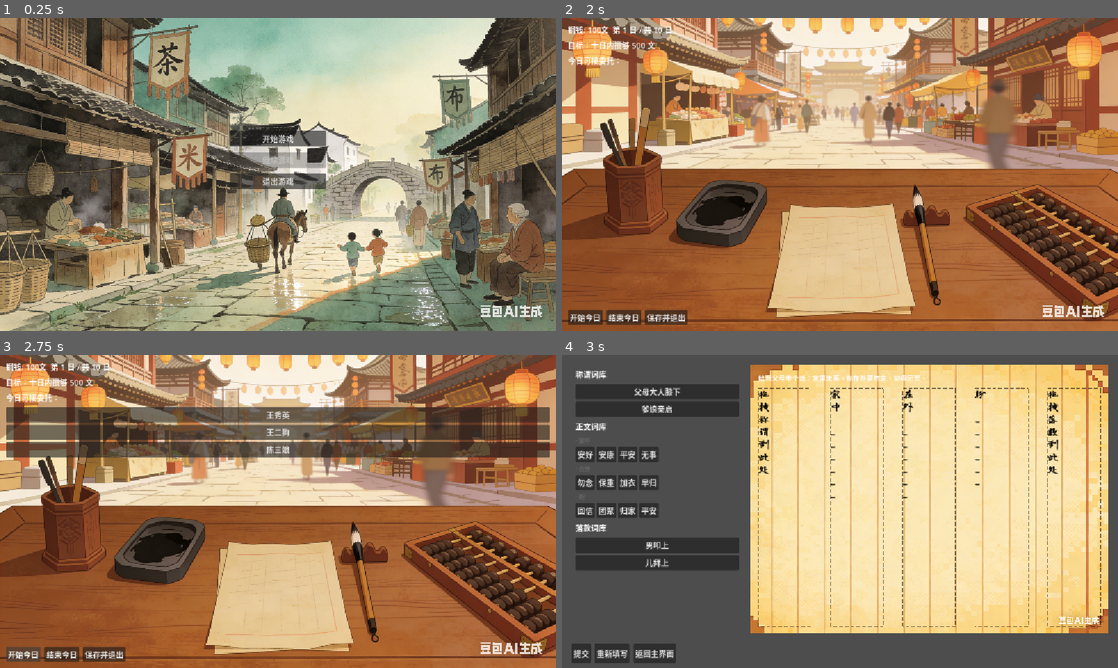
Above: before the commit, frames 1-4 (two rows, left to right).
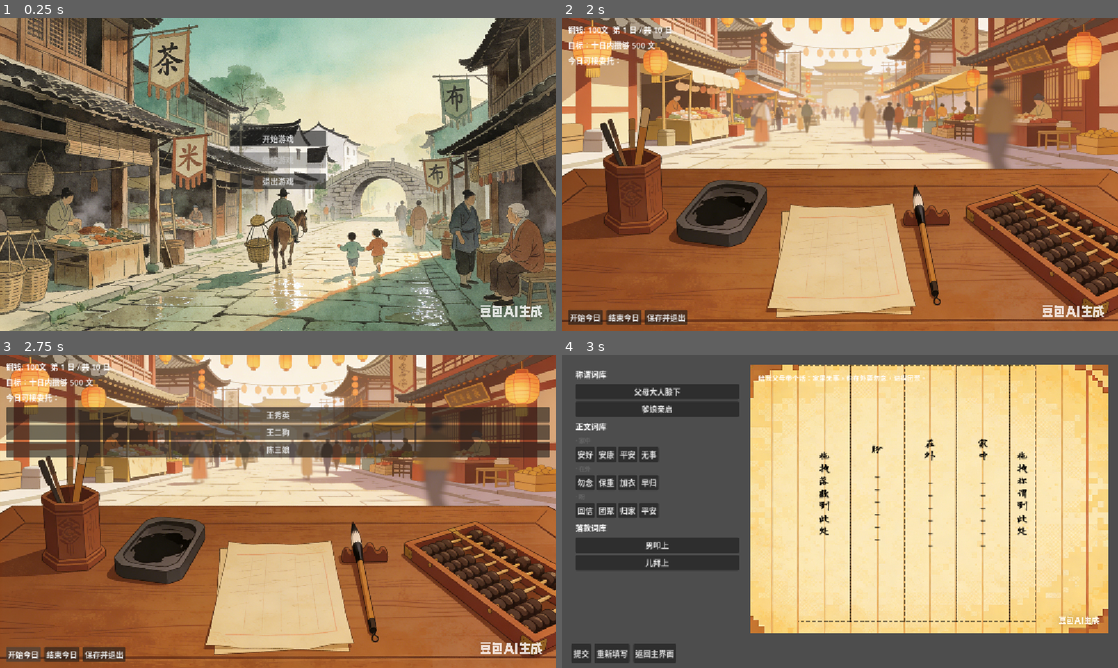
Above: after the commit, the same moments.

Repository: 284022719/daishu
Game: Godot game, scene res://scenes/title_screen.tscn
The game is run twice, just before and just after one commit, with the same random seed, the same clock (stepped at 60 frames per second) and the same inputs.
Inputs:
- Up to frame 1 (0.25 s): no input
- Up to frame 2 (2 s): click "开始游戏" at 0.5 s; click "启程" at 1.25 s
- Up to frame 3 (2.75 s): click "开始今日" at 2 s
- Up to frame 4 (3 s): click "王秀英" at 2.75 s

Frames 1-3 are identical in both runs. In frame 4, 3.3% of the frame differs, in the area x 35-97%, y 3-87%.

Commit message:
fix(letter): align writing slots with paper column grid
- Replace HBoxContainer auto-layout with PaperArea anchor-based slots
  positioned exactly on the paper's printed vertical lines (pixel-verified
  13-line / 12-column grid, 2-column-wide slots, symmetric margins)
- Center slot text both axes; right-to-left order (salutation -> signature)
- letter.gd: update slot paths, apply calligraphy font over PaperArea

Diff:
--- a/scenes/letter.tscn
+++ b/scenes/letter.tscn
@@ -111,34 +111,54 @@
 layout_mode = 2
 text = "（口述内容）"
 
-[node name="Slots" type="HBoxContainer" parent="HSplit/LetterPanel/LetterVBox" unique_id=98025117]
-layout_mode = 2
-size_flags_horizontal = 3
-size_flags_vertical = 3
-theme_override_constants/separation = 40
-
-[node name="SalutationSlot" type="Panel" parent="HSplit/LetterPanel/LetterVBox/Slots" unique_id=1281543972]
-custom_minimum_size = Vector2(40, 260)
-layout_mode = 2
-size_flags_horizontal = 3
-size_flags_vertical = 3
+[node name="PaperArea" type="Control" parent="." unique_id=98025117]
+layout_mode = 1
+anchors_preset = 15
+anchor_right = 1.0
+anchor_bottom = 1.0
+offset_left = 390.0
+offset_top = -65.0
+offset_right = -21.0
+offset_bottom = 13.0
+grow_horizontal = 2
+grow_vertical = 2
+mouse_filter = 2
+
+[node name="SalutationSlot" type="Panel" parent="PaperArea" unique_id=1281543972]
+layout_mode = 1
+anchors_preset = -1
+anchor_left = 0.7253
+anchor_top = 0.12
+anchor_right = 0.7980
+anchor_bottom = 0.85
+grow_horizontal = 2
+grow_vertical = 2
 theme_override_styles/panel = SubResource("StyleBoxEmpty_antxc")
 script = ExtResource("3")
 slot_key = "salutation"
 expected_category = "salutation"
 placeholder = "拖拽称谓到此处"
 
-[node name="TextLabel" type="Label" parent="HSplit/LetterPanel/LetterVBox/Slots/SalutationSlot" unique_id=880520190]
-layout_mode = 0
-offset_right = 112.0
-offset_bottom = 23.0
+[node name="TextLabel" type="Label" parent="PaperArea/SalutationSlot" unique_id=880520190]
+layout_mode = 1
+anchors_preset = 15
+anchor_right = 1.0
+anchor_bottom = 1.0
+grow_horizontal = 2
+grow_vertical = 2
 text = "拖拽称谓到此处"
-
-[node name="BodySlot1" type="Panel" parent="HSplit/LetterPanel/LetterVBox/Slots" unique_id=2051957997]
-custom_minimum_size = Vector2(40, 260)
-layout_mode = 2
-size_flags_horizontal = 3
-size_flags_vertical = 3
+horizontal_alignment = 1
+vertical_alignment = 1
+
+[node name="BodySlot1" type="Panel" parent="PaperArea" unique_id=2051957997]
+layout_mode = 1
+anchors_preset = -1
+anchor_left = 0.5759
+anchor_top = 0.12
+anchor_right = 0.7253
+anchor_bottom = 0.85
+grow_horizontal = 2
+grow_vertical = 2
 theme_override_styles/panel = SubResource("4_transparent")
 script = ExtResource("3")
 slot_key = "body_slot1"
@@ -146,17 +166,26 @@
 body_slot = "slot1"
 placeholder = "家中 ______"
 
-[node name="TextLabel" type="Label" parent="HSplit/LetterPanel/LetterVBox/Slots/BodySlot1" unique_id=470724345]
-layout_mode = 0
-offset_right = 78.0
-offset_bottom = 23.0
+[node name="TextLabel" type="Label" parent="PaperArea/BodySlot1" unique_id=470724345]
+layout_mode = 1
+anchors_preset = 15
+anchor_right = 1.0
+anchor_bottom = 1.0
+grow_horizontal = 2
+grow_vertical = 2
 text = "家中 ______"
-
-[node name="BodySlot2" type="Panel" parent="HSplit/LetterPanel/LetterVBox/Slots" unique_id=730639774]
-custom_minimum_size = Vector2(40, 260)
-layout_mode = 2
-size_flags_horizontal = 3
-size_flags_vertical = 3
+horizontal_alignment = 1
+vertical_alignment = 1
+
+[node name="BodySlot2" type="Panel" parent="PaperArea" unique_id=730639774]
+layout_mode = 1
+anchors_preset = -1
+anchor_left = 0.4304
+anchor_top = 0.12
+anchor_right = 0.5759
+anchor_bottom = 0.85
+grow_horizontal = 2
+grow_vertical = 2
 theme_override_styles/panel = SubResource("4_transparent")
 script = ExtResource("3")
 slot_key = "body_slot2"
@@ -164,17 +193,26 @@
 body_slot = "slot2"
 placeholder = "在外 ______"
 
-[node name="TextLabel" type="Label" parent="HSplit/LetterPanel/LetterVBox/Slots/BodySlot2" unique_id=105316967]
-layout_mode = 0
-offset_right = 78.0
-offset_bottom = 23.0
+[node name="TextLabel" type="Label" parent="PaperArea/BodySlot2" unique_id=105316967]
+layout_mode = 1
+anchors_preset = 15
+anchor_right = 1.0
+anchor_bottom = 1.0
+grow_horizontal = 2
+grow_vertical = 2
 text = "在外 ______"
-
-[node name="BodySlot3" type="Panel" parent="HSplit/LetterPanel/LetterVBox/Slots" unique_id=440605257]
-custom_minimum_size = Vector2(40, 260)
-layout_mode = 2
-size_flags_horizontal = 3
-size_flags_vertical = 3
+horizontal_alignment = 1
+vertical_alignment = 1
+
+[node name="BodySlot3" type="Panel" parent="PaperArea" unique_id=440605257]
+layout_mode = 1
+anchors_preset = -1
+anchor_left = 0.2809
+anchor_top = 0.12
+anchor_right = 0.4304
+anchor_bottom = 0.85
+grow_horizontal = 2
+grow_vertical = 2
 theme_override_styles/panel = SubResource("4_transparent")
 script = ExtResource("3")
 slot_key = "body_slot3"
@@ -182,28 +220,42 @@
 body_slot = "slot3"
 placeholder = "盼 ______"
 
-[node name="TextLabel" type="Label" parent="HSplit/LetterPanel/LetterVBox/Slots/BodySlot3" unique_id=503473708]
-layout_mode = 0
-offset_right = 62.0
-offset_bottom = 23.0
+[node name="TextLabel" type="Label" parent="PaperArea/BodySlot3" unique_id=503473708]
+layout_mode = 1
+anchors_preset = 15
+anchor_right = 1.0
+anchor_bottom = 1.0
+grow_horizontal = 2
+grow_vertical = 2
 text = "盼 ______"
-
-[node name="SignatureSlot" type="Panel" parent="HSplit/LetterPanel/LetterVBox/Slots" unique_id=1836985505]
-custom_minimum_size = Vector2(40, 260)
-layout_mode = 2
-size_flags_horizontal = 3
-size_flags_vertical = 3
+horizontal_alignment = 1
+vertical_alignment = 1
+
+[node name="SignatureSlot" type="Panel" parent="PaperArea" unique_id=1836985505]
+layout_mode = 1
+anchors_preset = -1
+anchor_left = 0.1335
+anchor_top = 0.12
+anchor_right = 0.2809
+anchor_bottom = 0.85
+grow_horizontal = 2
+grow_vertical = 2
 theme_override_styles/panel = SubResource("4_transparent")
 script = ExtResource("3")
 slot_key = "signature"
 expected_category = "signature"
 placeholder = "拖拽落款到此处"
 
-[node name="TextLabel" type="Label" parent="HSplit/LetterPanel/LetterVBox/Slots/SignatureSlot" unique_id=969829225]
-layout_mode = 0
-offset_right = 112.0
-offset_bottom = 23.0
+[node name="TextLabel" type="Label" parent="PaperArea/SignatureSlot" unique_id=969829225]
+layout_mode = 1
+anchors_preset = 15
+anchor_right = 1.0
+anchor_bottom = 1.0
+grow_horizontal = 2
+grow_vertical = 2
 text = "拖拽落款到此处"
+horizontal_alignment = 1
+vertical_alignment = 1
 
 [node name="ButtonBar" type="HBoxContainer" parent="." unique_id=1421435204]
 layout_mode = 1
--- a/scripts/letter.gd
+++ b/scripts/letter.gd
@@ -6,12 +6,12 @@
 @onready var body_container: VBoxContainer = $HSplit/WordPanel/WordVBox/BodyContainer
 @onready var signature_container: VBoxContainer = $HSplit/WordPanel/WordVBox/SignatureContainer
 
-# 右侧信纸槽位
-@onready var salutation_slot = $HSplit/LetterPanel/LetterVBox/Slots/SalutationSlot
-@onready var body_slot1 = $HSplit/LetterPanel/LetterVBox/Slots/BodySlot1
-@onready var body_slot2 = $HSplit/LetterPanel/LetterVBox/Slots/BodySlot2
-@onready var body_slot3 = $HSplit/LetterPanel/LetterVBox/Slots/BodySlot3
-@onready var signature_slot = $HSplit/LetterPanel/LetterVBox/Slots/SignatureSlot
+# 右侧信纸槽位（锚定在底纸栏位上）
+@onready var salutation_slot = $PaperArea/SalutationSlot
+@onready var body_slot1 = $PaperArea/BodySlot1
+@onready var body_slot2 = $PaperArea/BodySlot2
+@onready var body_slot3 = $PaperArea/BodySlot3
+@onready var signature_slot = $PaperArea/SignatureSlot
 
 # 底部按钮与结算弹窗
 @onready var submit_btn: Button = $ButtonBar/SubmitBtn
@@ -69,8 +69,7 @@
 	var font: Font = load(LETTER_FONT_PATH) as Font
 	if font == null:
 		return
-	var letter_vbox: VBoxContainer = $HSplit/LetterPanel/LetterVBox
-	_apply_font_to_labels(letter_vbox, font)
+	_apply_font_to_labels($PaperArea, font)
 
 func _apply_font_to_labels(control: Control, font: Font) -> void:
 	if control is Label:
